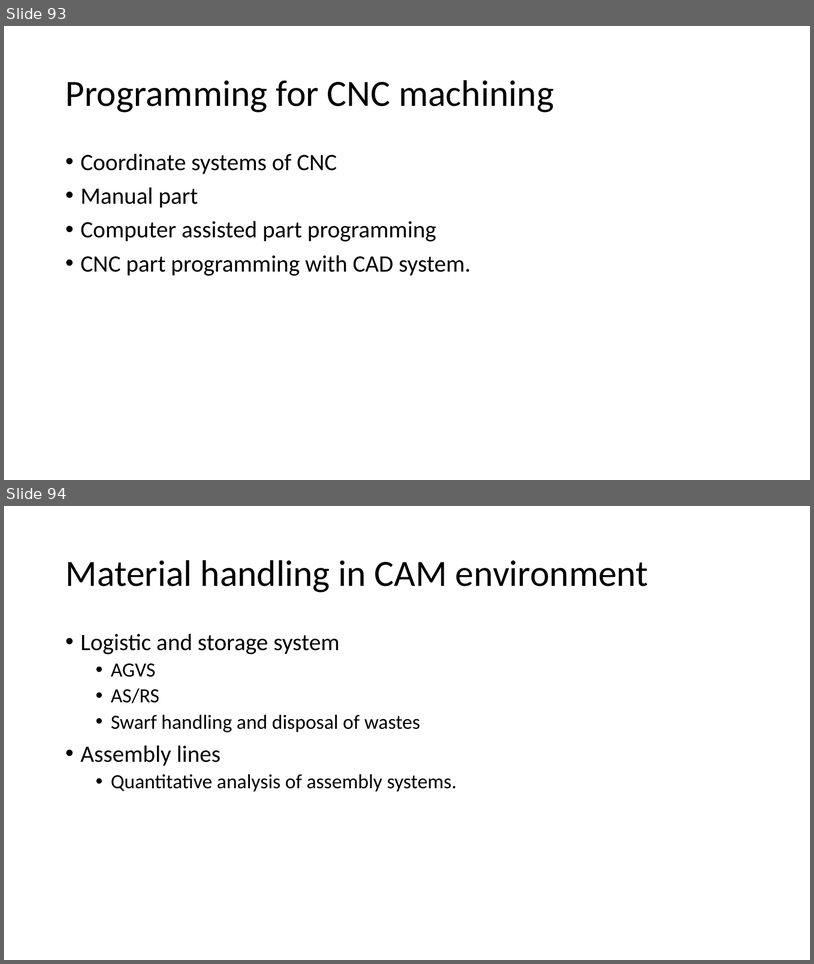
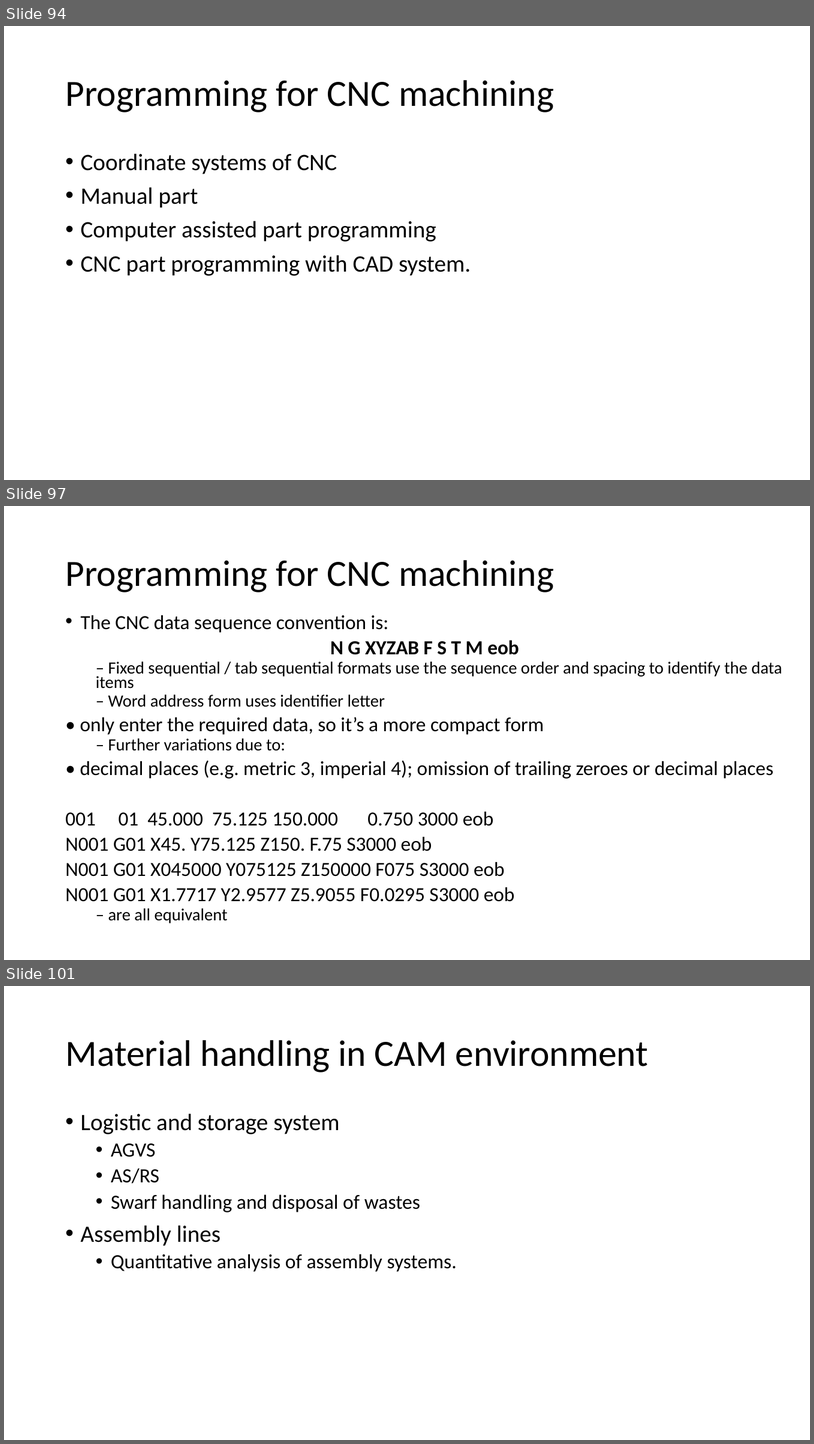
Before and after one commit to Jinny-Ching/cad_cam_course, a slide deck: CAD_CAM.pptx. Shown one above the other, each under a label of ours: slides 93 and 94 before the commit, slides 94, 97 and 101 after it; the slides between them are not shown. The pictures are 814x964 and 814x1444 pixels, drawn with LibreOffice and Linux fonts; fonts in the diff are those of the drawing. Boxes give left, top, right and bottom in pixels: in the first picture for what was removed or moved away, otherwise in the second. Text is boxed around its words. In the diff, an @@ line names an element or a change of style, - is before the commit and + after.

```diff
--- a/CAD_CAM.pptx
+++ b/CAD_CAM.pptx
@@ slide 97 added at <box>4,506,810,960</box>, background #FFFFFF @@
@@ title added at <box>65,560,554,592</box>, 44 pt, text #000000 @@
+Programming for CNC machining
@@ text added at <box>65,615,782,923</box>, 23.8 pt, text #000000 @@
+• The CNC data sequence convention is:
+N G XYZAB F S T M eob
+  – Fixed sequential / tab sequential formats use the sequence order and spacing to identify the data items
+  – Word address form uses identifier letter
+• only enter the required data, so it’s a more compact form
+  – Further variations due to:
+• decimal places (e.g. metric 3, imperial 4); omission of trailing zeroes or decimal places
+001 01 45.000 75.125 150.000 0.750 3000 eob
+N001 G01 X45. Y75.125 Z150. F.75 S3000 eob
+N001 G01 X045000 Y075125 Z150000 F075 S3000 eob
+N001 G01 X1.7717 Y2.9577 Z5.9055 F0.0295 S3000 eob
+  – are all equivalent
@@ what was slide 93 is now slide 94 @@
@@ what was slide 94 is now slide 101 @@
```
Also in this commit, not shown: 6 slides changed, 6 other slides added.
